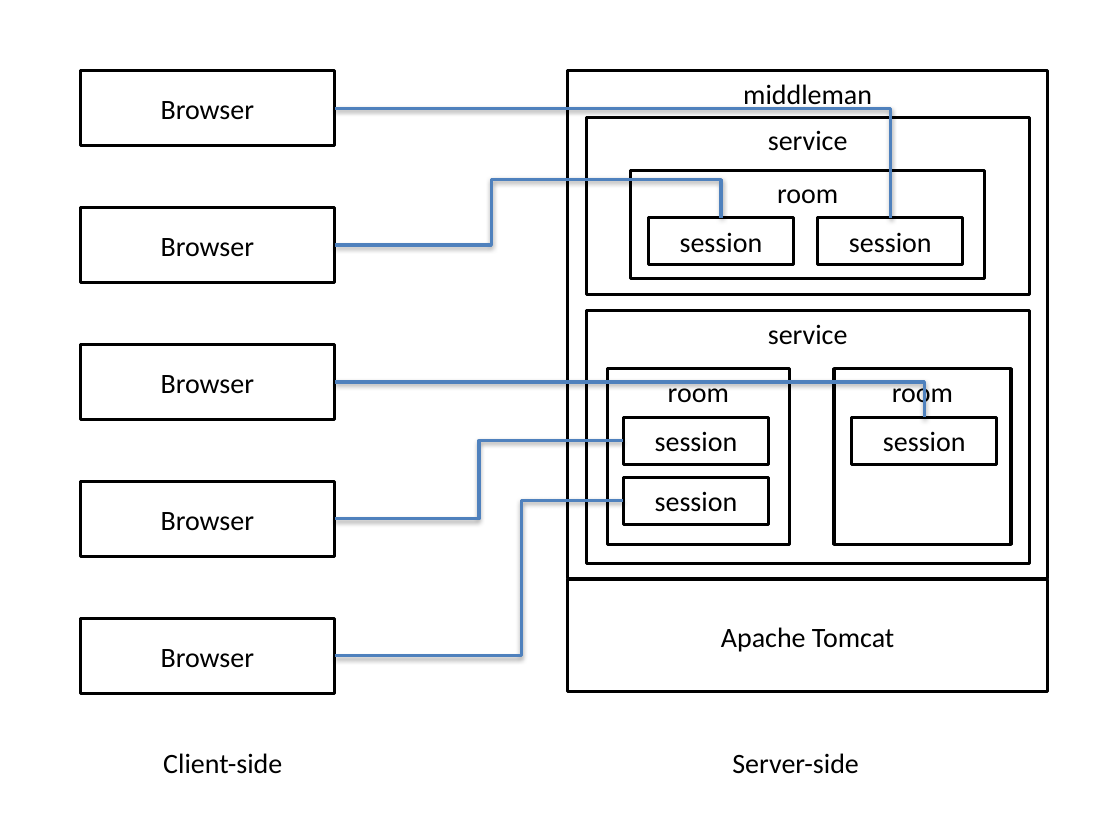
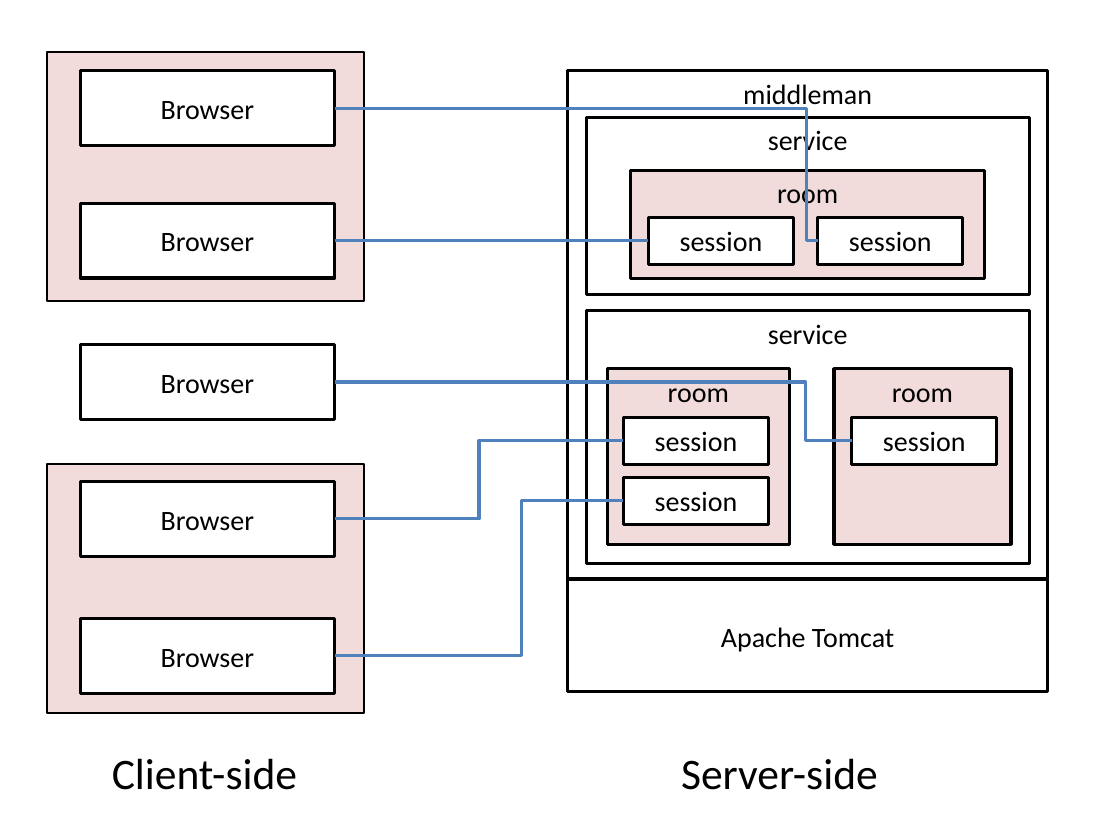
Before and after one commit to kcg-edu-future-lab/middleman, a slide deck: slide 1 of images/figures.pptx. Drawn at 1120x840 pixels with LibreOffice and Linux fonts; fonts in the diff are those of the drawing. Boxes give left, top, right and bottom in pixels: in the first picture for what was removed or moved away, otherwise in the second. Text is boxed around its words. In the diff, an @@ line names an element or a change of style, - is before the commit and + after.

```diff
--- a/images/figures.pptx
+++ b/images/figures.pptx
@@ rectangle added at [47, 52, 364, 300], fill #F2DCDB, outline #000000 1.5 pt @@
@@ elbow line moved from (335, 109) - (890, 217) to (335, 109) - (818, 241) @@
@@ fill #FFFFFF to #F2DCDB in 3 elements at [607, 368, 790, 544], [834, 368, 1011, 544], [631, 170, 984, 279] @@
@@ rectangle "Browser": place and size @@
-rectangle "Browser" at [81, 207, 335, 282]
+rectangle "Browser" at [81, 203, 335, 278]
@@ elbow line moved from (335, 245) - (721, 217) to (335, 241) - (648, 241) @@
@@ elbow line moved from (335, 382) - (924, 418) to (335, 382) - (851, 441) @@
@@ rectangle added at [47, 465, 364, 713], fill #F2DCDB, outline #000000 1.5 pt @@
@@ text "Client-side" at [112, 758, 297, 790]: size 18 to 28 pt @@
@@ text "Client-side": place and size @@
-text "Client-side" at [163, 753, 282, 774]
+text "Client-side" at [112, 758, 297, 790]
@@ text "Server-side": place and size @@
-text "Server-side" at [732, 753, 859, 774]
+text "Server-side" at [681, 758, 878, 790]
@@ text "Server-side" at [681, 758, 878, 790]: size 18 to 28 pt @@
```
Also in this commit, not shown: 1 other file.
